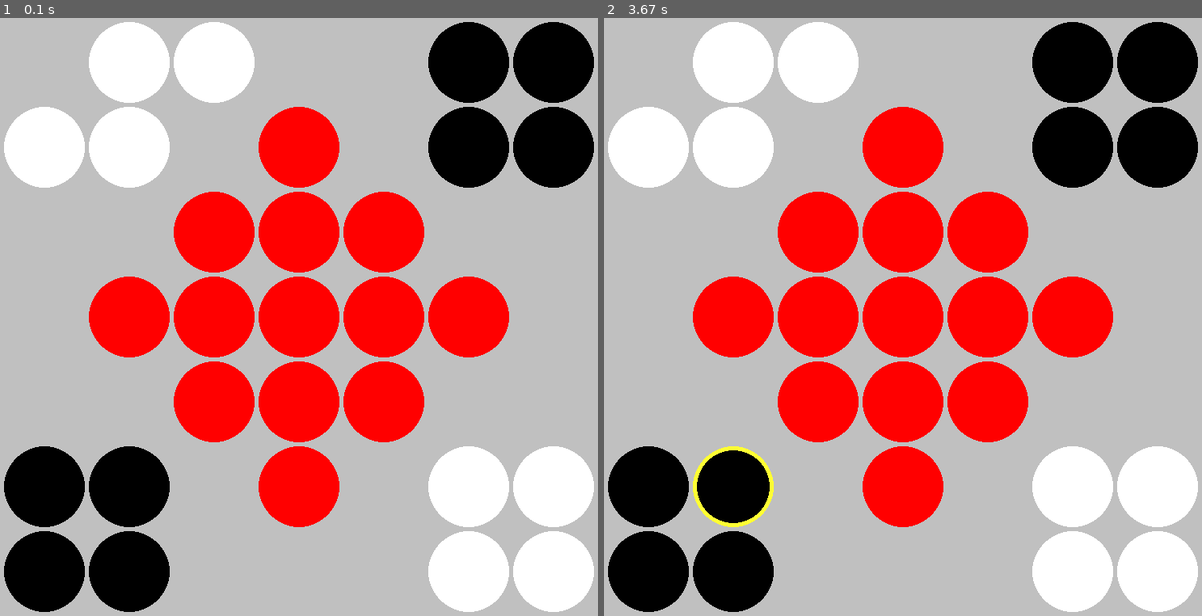
Above: before the commit, frames 1-2 (left to right).
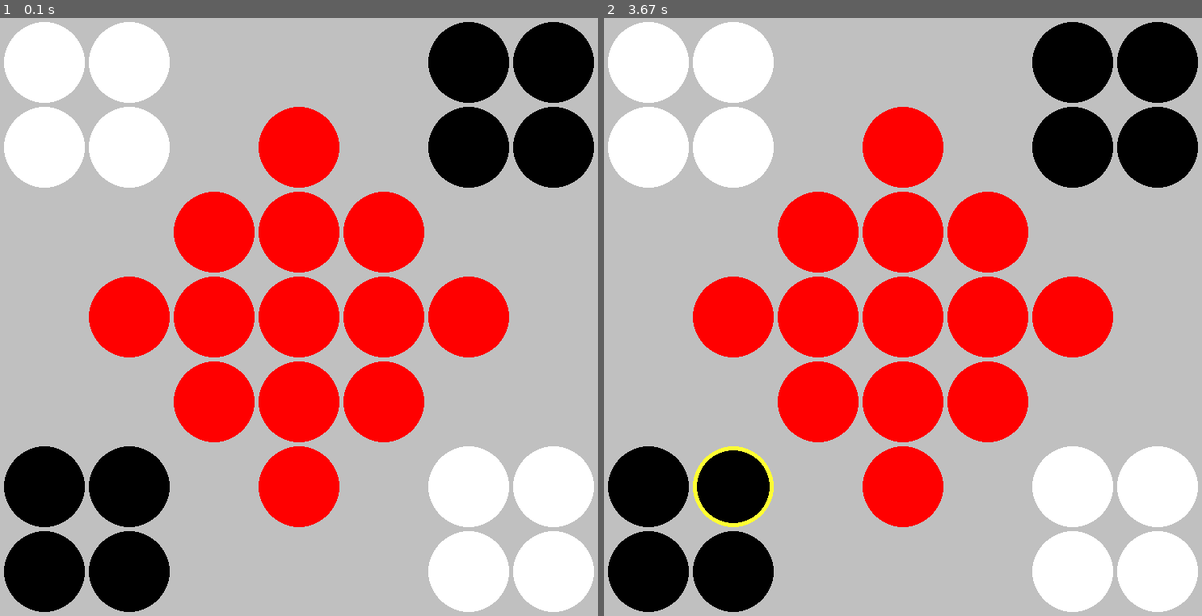
Above: after the commit, the same moments.

Repository: fitzpaca/Kuba-board-game
Game: pygame game, started from PygameKuba.py
Two runs of this game, one before a commit and one after it. Both use one fixed random seed, a clock stepped at 60 frames per second and the inputs below.
Inputs (mouse positions are in pixels of both pictures, inside the frame that each line leads up to):
- Up to frame 1 (0.1 s): no input
- Up to frame 2 (3.67 s): click (903, 317) at 0.38 s; move the mouse to (717, 460) at 3.23 s; click (717, 460) at 3.35 s; hold Left from 3.6 s (still down); move the mouse to (992, 107) at 3.63 s

The runs differ from the first frame. In frame 1, 2.9% of the frame differs, in the area x 0-43%, y 0-15%; in frame 2, 2.9%.

Commit message:
game functions !!!!

Diff:
--- a/PygameKuba.py
+++ b/PygameKuba.py
@@ -17,8 +17,6 @@
 game = KubaGame(('PlayerA', 'W'), ('PlayerB', 'B'))
 print("Board start (below)")
 game.display_board()
-
-game.make_move('PlayerA', (0,0), 'R')
 
 ################################################################################
 # Board Setup #################################################################
@@ -51,6 +49,9 @@
 select_color = None
 marble_color = None
 select_pos = (0, 0)
+
+marble_index = None
+direction = None
 
 
 ################################################################################
@@ -100,14 +101,8 @@
                 select_color = blue
             pygame.draw.circle(board, select_color, select_pos, tile_radius, 5)
 
-        # did the user hit a key?
-        if event.type == KEYDOWN:
-            # if the user presses escape, stop the loop
-            if event.key == K_ESCAPE:
-                running = False
-
-        # currently allows left click, right click, scroll
-        elif event.type == MOUSEBUTTONDOWN:
+        # let the user select a marble (currently allows left click, right click, scroll)
+        if event.type == MOUSEBUTTONDOWN:
             # store mouse click coordinates
             mx, my = pygame.mouse.get_pos()
 
@@ -133,6 +128,9 @@
                         marble_color = white
                         select_pos = (x_pos, y_pos)
                         print('W')
+
+
+                    # if the user clicks on a valid marble position and there is a black marble in it
                     elif math.sqrt(mx_sq + my_sq) <= tile_radius and board.get_at((mx, my)) == black:
                         # update the marble index
                         marble_index = (int((y_pos - (tile_radius + tile_spacing)) / (2 * tile_radius + tile_spacing)),
@@ -143,6 +141,35 @@
                         select_pos = (x_pos, y_pos)
                         print('B')
 
+        # did the user hit a key?
+        elif event.type == KEYDOWN:
+            # if the user presses escape, stop the loop
+            if event.key == K_ESCAPE:
+                running = False
+            # accept keyboard input for marble direction (arrow keys only)
+            elif event.key == K_UP:
+                direction = 'F'
+            elif event.key == K_DOWN:
+                direction = 'B'
+            elif event.key == K_LEFT:
+                direction = 'L'
+            elif event.key == K_RIGHT:
+                direction = 'R'
+
+            # attempt to make a move
+            if game.make_move('PlayerB', marble_index, direction):
+                marble_select = False
+            if game.make_move('PlayerA', marble_index, direction):
+                marble_select = False
+
+
+
+
+
+        # if an arrow key was pressed after a valid selection was made, make a move
+
+        # reset the make move indicator so that it does not repeat
+
 
         elif event.type == pygame.QUIT:
             running = False
